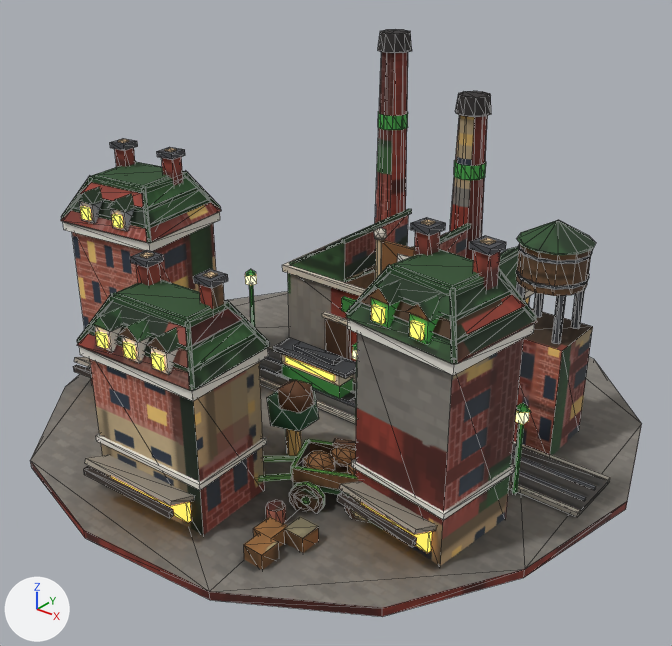
The glTF model game/assets/models/city_dl5_green.glb: old version first, new version second.
Before and after are seen from a camera (50 mm lens) standing at (1.313, -1.645, 1.268) and looking at (0.04, -0.054, 0.281). Every picture has the same lights, and +X, +Y and +Z are marked at lower left. The first picture is the older version. Mesh edges are drawn as thin lines. Vertices at exactly the same position are counted once.

The first picture shows 'city_dl5_green'.
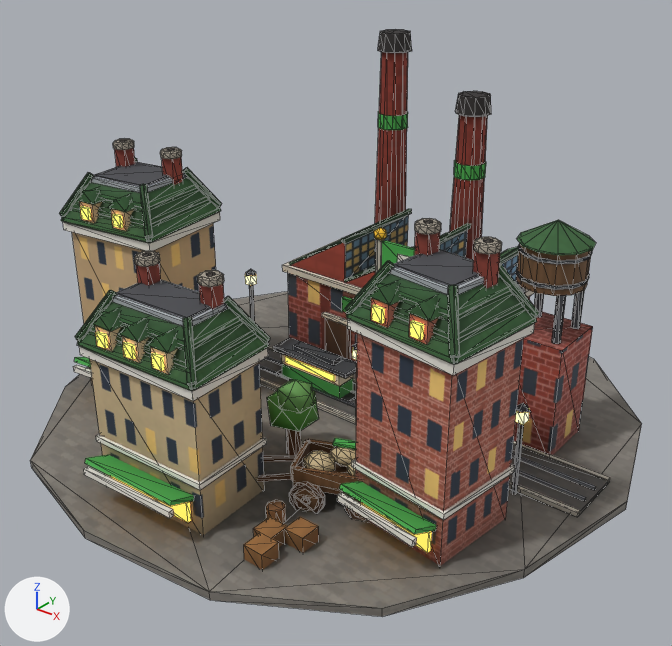
Changed parts and their boxes (x1, y1, x2, y2) in the pictures (672 x 646 px):
part 1 of me_m, rebuilt (23% narrower, 11% shorter): before (130, 250, 164, 268); after (134, 251, 160, 267)
part 2 of me_m, built on: before (61, 138, 538, 391); after (59, 139, 539, 391)
part 3 of me_m, surface changed: (30, 52, 628, 617) in both

Edits to the bpy script that builds the scene:
```text
Change me_m:
    used by ob_city_dl5_green; location = (0.0, 0.0, 0.0)
    remove me_m.from_pydata(...)  # 2119 vertices, 3082 faces; spans x -0.76..0.76, y -0.74..0.75, z -0.01..0.86
    add me_m.from_pydata(...)  # 2383 vertices, 3514 faces; spans x -0.76..0.76, y -0.74..0.75, z -0.01..0.86
    me_m part 1: the loose piece of 8 vertices spanning x -0.16..-0.11, y -0.5..-0.45, z 0.53..0.54 is rebuilt with 30 vertices and now spans x -0.16..-0.11, y -0.5..-0.45, z 0.53..0.55
    me_m part 2: 83 vertices moved within x -0.63..0.6, y -0.62..-0.05, z 0.38..0.66; 114 vertices removed from x -0.63..0.6, y -0.63..-0.05, z 0.38..0.66; 356 vertices added at x -0.64..0.6, y -0.63..-0.04, z 0.37..0.66
    me_m part 3: 1755 kept faces spanning x -0.76..0.76, y -0.74..0.75, z -0.01..0.86 get new texture (UV) coordinates
```
